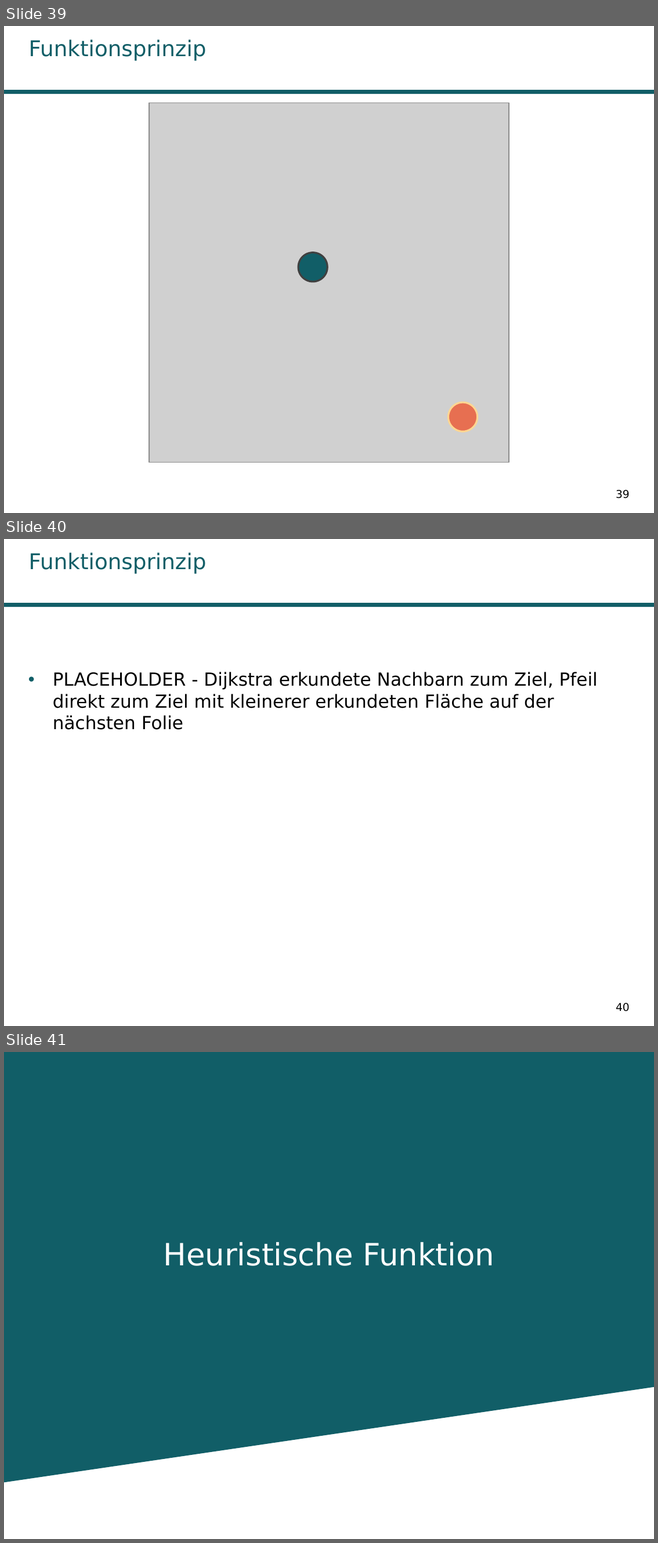
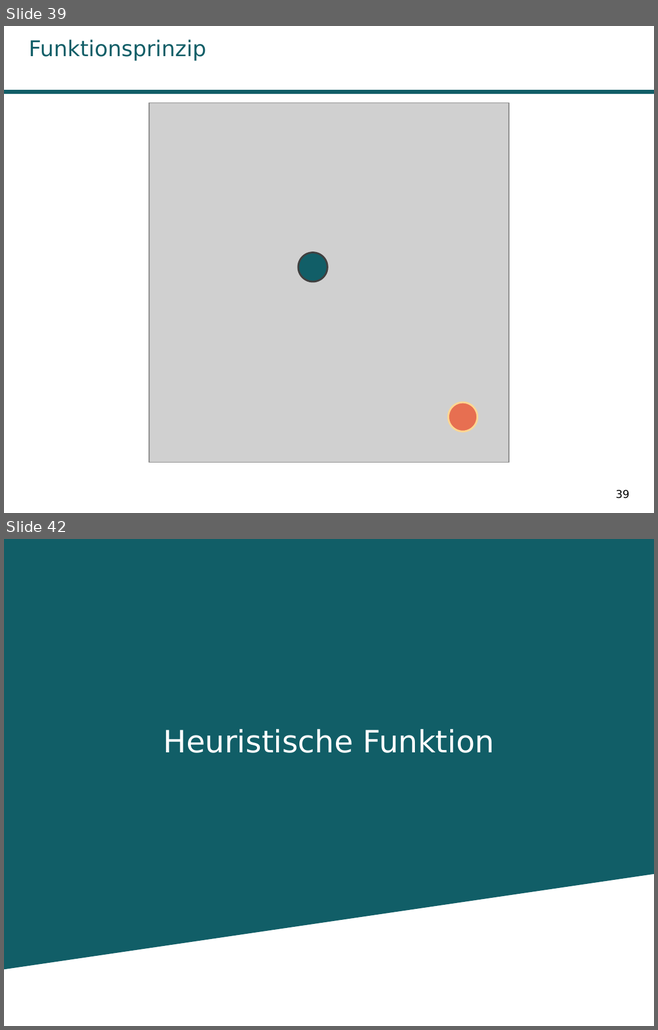
Before and after one commit to Kage0x3B/wissenschaftliches-arbeiten-praesentation, a slide deck: Präsentation Pfadplanungsalgorithmen.odp. Shown one above the other, each under a label of ours: slides 39, 40 and 41 before the commit, slides 39 and 42 after it; the slides between them are not shown. The pictures are 658x1543 and 658x1030 pixels, drawn with LibreOffice and Linux fonts; fonts in the diff are those of the drawing; grey boxes stand for pictures; background and template pictures are left out. Boxes give left, top, right and bottom in pixels: in the first picture for what was removed or moved away, otherwise in the second. Text is boxed around its words. In the diff, an @@ line names an element or a change of style, - is before the commit and + after.

```diff
--- a/Präsentation Pfadplanungsalgorithmen.odp
+++ b/Präsentation Pfadplanungsalgorithmen.odp
@@ slide 40 removed at <box>4,539,654,1026</box>, background #FFFFFF; not listed: 1 template element that a slide beside it also shows @@
@@ title removed at <box>29,552,206,573</box> @@
-Funktionsprinzip
@@ text removed at <box>53,672,597,730</box> @@
-• PLACEHOLDER - Dijkstra erkundete Nachbarn zum Ziel, Pfeil direkt zum Ziel mit kleinerer erkundeten Fläche auf der nächsten Folie
@@ page number removed at <box>615,1003,629,1012</box> @@
-40
@@ what was slide 41 is now slide 42 @@
```
Also in this commit, not shown: 14 slides changed, 12 slides added, 6 other files.
